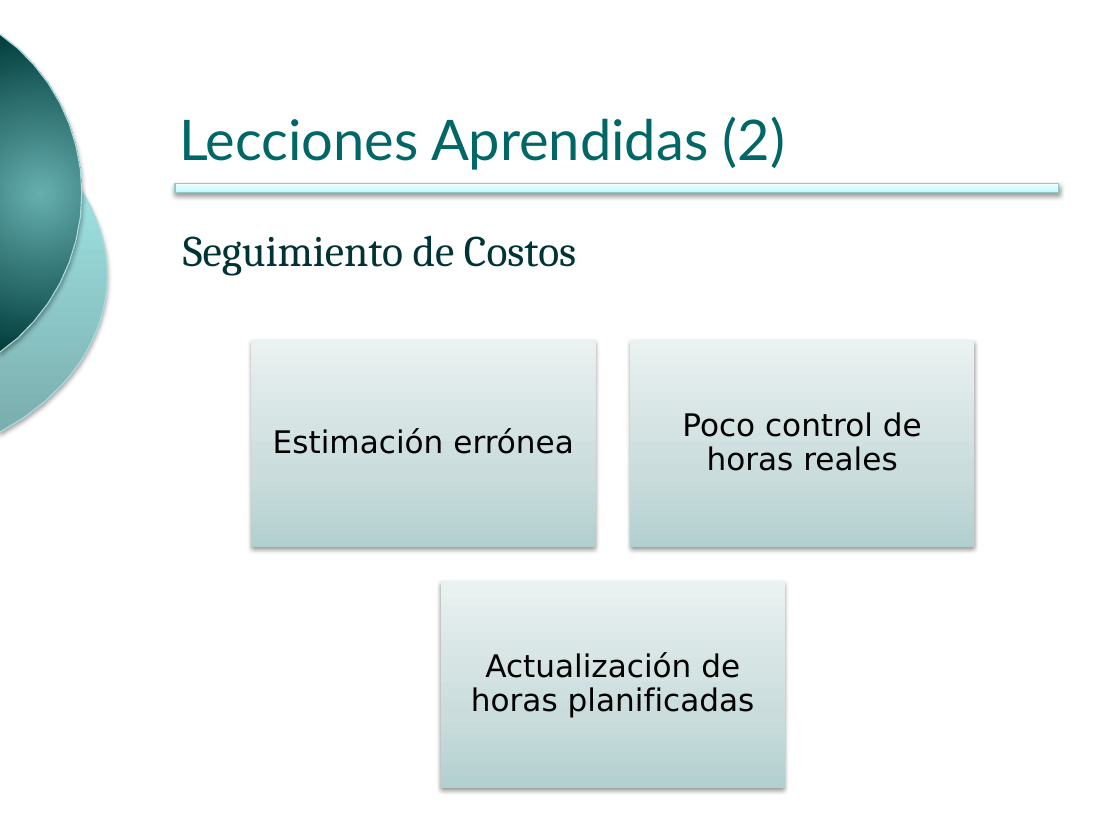
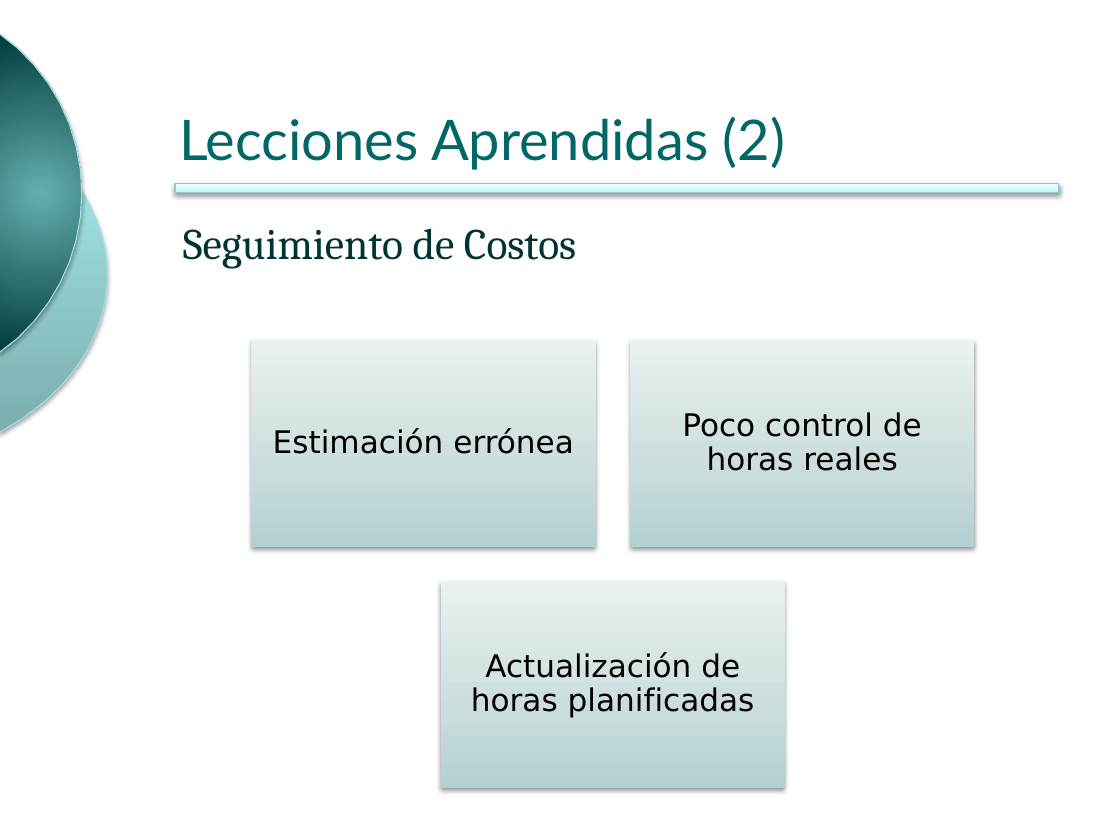
Before and after one commit to ingevy/taller-desarrollo-proyectos-ii-2do-2010, a slide deck: slide 16 of presentations/presentacionFinal.pptx. Drawn at 1120x840 pixels with LibreOffice and Linux fonts; fonts in the diff are those of the drawing; background and template pictures are left out. Boxes give left, top, right and bottom in pixels: in the first picture for what was removed or moved away, otherwise in the second. Text is boxed around its words. In the diff, an @@ line names an element or a change of style, - is before the commit and + after.

```diff
--- a/presentations/presentacionFinal.pptx
+++ b/presentations/presentacionFinal.pptx
@@ text "Seguimiento de Costos": place and size @@
-text "Seguimiento de Costos" at [183, 235, 576, 276]
+text "Seguimiento de Costos" at [183, 228, 576, 269]
```
Also in this commit, not shown: 9 other slides changed.
